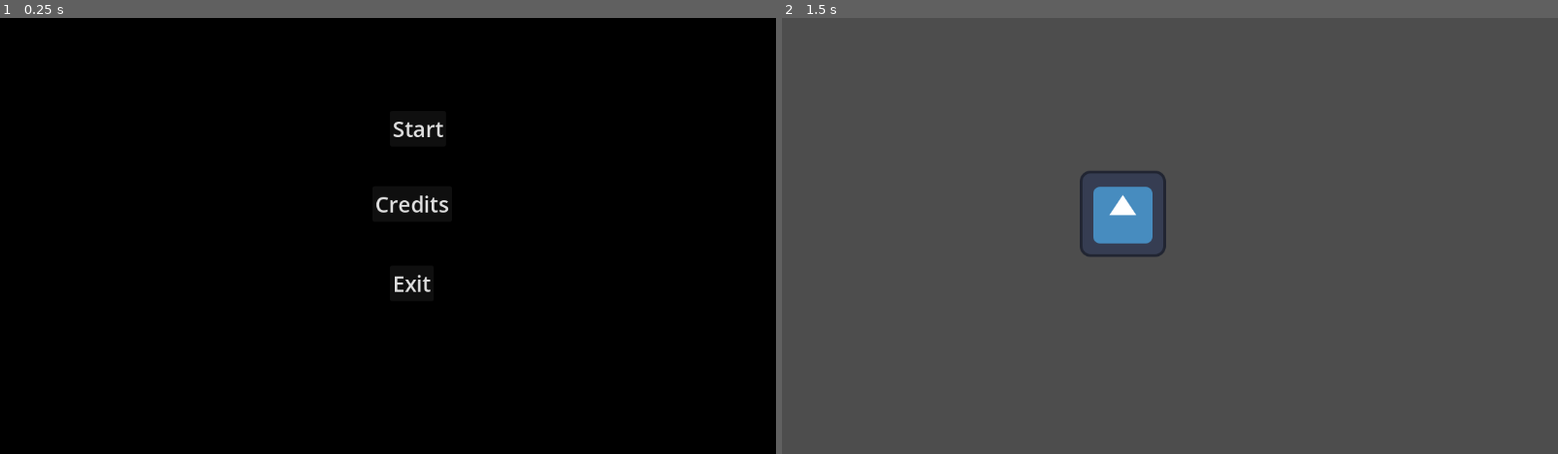
Above: before the commit, frames 1-2 (left to right).
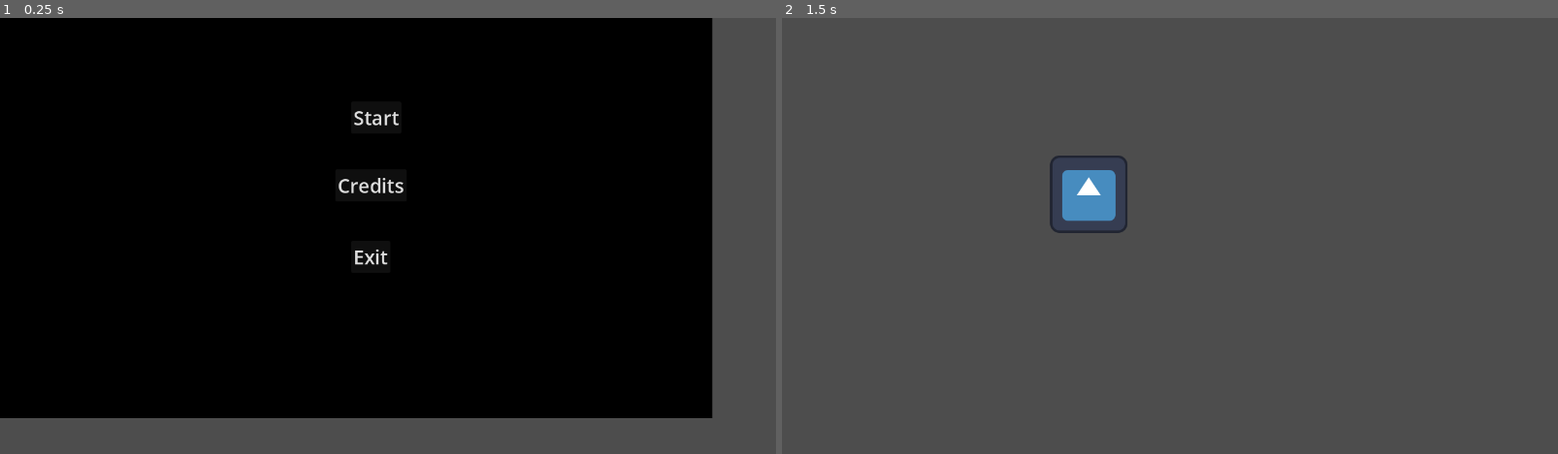
Above: after the commit, the same moments.

Repository: fabio98p/Godot_jam_Brackeys_2025.2
Game: Godot game, scene res://Menus/main_menu.tscn
Two runs of this game, one before a commit and one after it. Both use one fixed random seed, a clock stepped at 60 frames per second and the inputs below. The engine's default icon, where the game draws it, is replaced by a stand-in: a white triangle on a blue panel in a dark square.
Inputs (mouse positions are in pixels of both pictures, inside the frame that each line leads up to):
- Up to frame 1 (0.25 s): no input
- Up to frame 2 (1.5 s): click "Start" at 0.5 s; tap Enter at 1.25 s; move the mouse to (1340, 214) at 1.27 s; click (1340, 214) at 1.42 s

The runs differ from the first frame. In frame 1, 17% of the frame differs, in the area x 0-100%, y 0-100%; in frame 2, 1.7%.

Commit message:
resolutrion

Diff:
--- a/Cards/Card.tscn
+++ b/Cards/Card.tscn
@@ -22,28 +22,6 @@
 damage_buff_value = 0.0
 metadata/_custom_type_script = "uid://bu8tp3x63dsa1"
 
-[sub_resource type="GDScript" id="GDScript_ie34q"]
-script/source = "extends Node2D
-
-
-# Called when the node enters the scene tree for the first time.
-func _ready() -> void:
-	pass # Replace with function body.
-
-
-# Called every frame. 'delta' is the elapsed time since the previous frame.
-func _process(delta: float) -> void:
-	pass
-
-
-func _on_area_2d_mouse_entered() -> void:
-	pass # Replace with function body.
-
-
-func _on_area_2d_mouse_exited() -> void:
-	pass # Replace with function body.
-"
-
 [sub_resource type="RectangleShape2D" id="RectangleShape2D_ie34q"]
 
 [node name="Card" type="Node2D"]
--- a/project.godot
+++ b/project.godot
@@ -22,6 +22,8 @@
 
 [display]
 
+window/size/viewport_width=1280
+window/size/viewport_height=720
 window/size/resizable=false
 window/stretch/mode="viewport"
 
Not shown: 1 places in Cards/Card.tscn that only renumber resources
